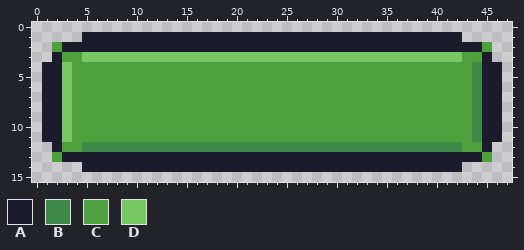
Pixel-art file: game/pixel-ui-pack/button-pressed.aseprite. That is the earlier state.
48x16 pixels, 1 frame.
Palette (. is transparent): A #1a1c2c  B #3e8948  C #4ea03e  D #78c864
Pixels before, first column x 1:
 1 ....AAAAAAAAAAAAAAAAAAAAAAAAAAAAAAAAAAAAAA....
 2 .CAAAAAAAAAAAAAAAAAAAAAAAAAAAAAAAAAAAAAAAAAAC.
 3 .ACCDDDDDDDDDDDDDDDDDDDDDDDDDDDDDDDDDDDDDDCCA.
 4 AADCCCCCCCCCCCCCCCCCCCCCCCCCCCCCCCCCCCCCCCCBAA
 5 AADCCCCCCCCCCCCCCCCCCCCCCCCCCCCCCCCCCCCCCCCBAA
 6 AADCCCCCCCCCCCCCCCCCCCCCCCCCCCCCCCCCCCCCCCCBAA
 7 AADCCCCCCCCCCCCCCCCCCCCCCCCCCCCCCCCCCCCCCCCBAA
 8 AADCCCCCCCCCCCCCCCCCCCCCCCCCCCCCCCCCCCCCCCCBAA
 9 AADCCCCCCCCCCCCCCCCCCCCCCCCCCCCCCCCCCCCCCCCBAA
10 AADCCCCCCCCCCCCCCCCCCCCCCCCCCCCCCCCCCCCCCCCBAA
11 AADCCCCCCCCCCCCCCCCCCCCCCCCCCCCCCCCCCCCCCCCBAA
12 .ACCBBBBBBBBBBBBBBBBBBBBBBBBBBBBBBBBBBBBBBCCA.
13 .CAAAAAAAAAAAAAAAAAAAAAAAAAAAAAAAAAAAAAAAAAAC.
14 ....AAAAAAAAAAAAAAAAAAAAAAAAAAAAAAAAAAAAAA....
The result:
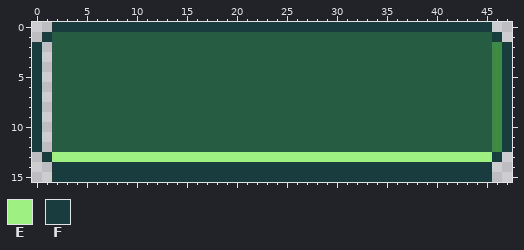
Colours new in this view: E #9ef082  F #193c3e
What changed:
Colour C changes from #4ea03e to #265c42.
There is now colour B in rows 2 to 3 at x 46; in row 12 at x 46.
The edit turns colour A into colour B in rows 4 to 11 at x 46.
There is now colour C in row 1 at x 2 to 4 and 43 to 45.
The edit turns colour A into colour C in row 1 at x 5 to 42; in row 2 at x 3 to 44; in rows 3 to 12 at x 2 and 45.
The edit turns colour B into colour C in rows 4 to 11 at x 44; in row 12 at x 5 to 42.
The edit turns colour D into colour C in row 3 at x 5 to 42; in rows 4 to 11 at x 3.
The edit turns colour A into colour E in row 13 at x 3 to 44.
The edit turns colour C into colour E in row 13 at x 2 and 45.
There is now colour F in row 0 at x 2 to 45; in row 1 at x 1 and 46; in rows 2 to 12 at x 0 and 47; in row 13 at x 1 and 46; in row 14 at x 2 to 4 and 43 to 45; in row 15 at x 2 to 45.
The edit turns colour A into colour F in row 14 at x 5 to 42.
Colour A is gone in rows 4 to 11 at x 1.
Where, in picture pixels (left, top, right, bottom), the same in both pictures:
changed: (32, 22, 512, 182)
